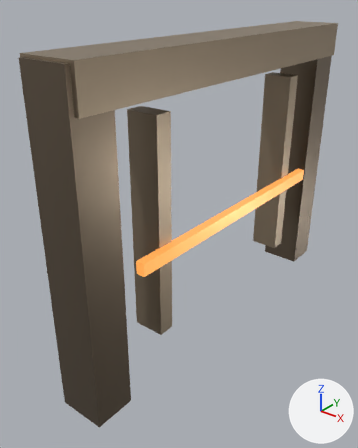
The glTF model public/assets/models/environments/refinery-bulkhead-lod1.glb as it was, and as the next commit left it.
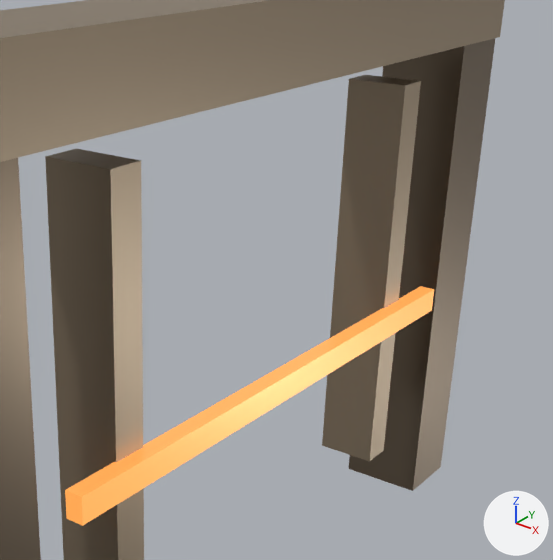
Old and new are each drawn whole from a 50 mm lens placed at (2.6, -3.85, 3.32), pointed at (-0.2, -0.36, 1.15) and again close up on the part from 30% to 100% of the width and 8% to 65% of the height. Arrows for +X, +Y and +Z are at lower right; the lights stay in place. The last two pictures show the newer version. Where no turn or scale is listed for an object, it has been applied to the vertices.

The first close-up shows 'refinery-bulkhead-brace-left', 'refinery-bulkhead-brace-right', 'refinery-bulkhead-cap', 'refinery-bulkhead-hazard', 'refinery-bulkhead-left', 'refinery-bulkhead-right'.
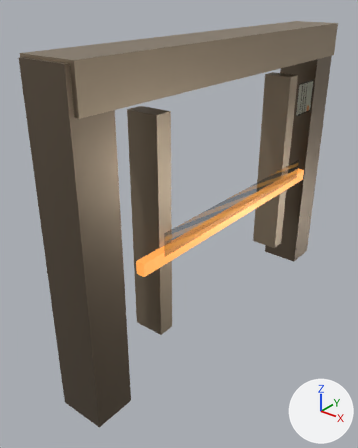
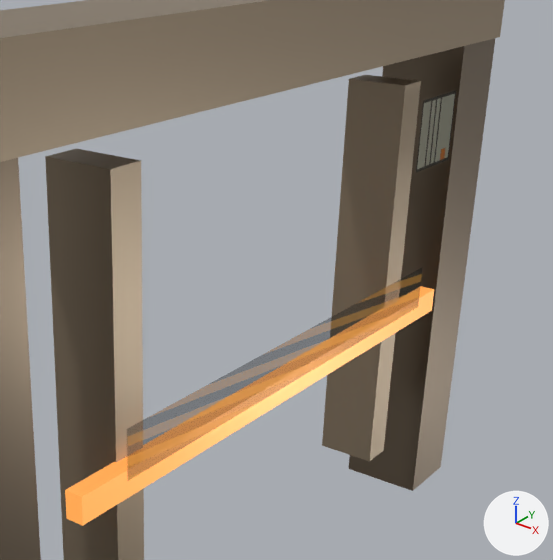
Pixel boxes [x1, y1, x2, y2] of what changed, in the close-ups (553 x 560 px):
'p28-b6-refinery-route-detail-atlas-bulkhead', added
    after: [127, 91, 456, 480]

The edits, one by one:
Picture 'p28-b6-refinery-route-decal-atlas' (img_p28_b6_refinery_route_decal_atlas) is new.
Material 'refinery-route-detail-atlas' (mat_refinery_route_detail_atlas) is new.
Uses the picture img_p28_b6_refinery_route_decal_atlas.
Mesh me_p28_b6_refinery_route_detail_atlas is new.
It has 8 vertices, 4 faces and spans x 0.3, y -1.28..1.48, z 1.3..2.43.
It uses material mat_refinery_route_detail_atlas.
Object 'p28-b6-refinery-route-detail-atlas-bulkhead' (ob_p28_b6_refinery_route_detail_atlas_bulkhead) is new; it shows me_p28_b6_refinery_route_detail_atlas.
Its location is (0.0, 0.0, 0.0).
